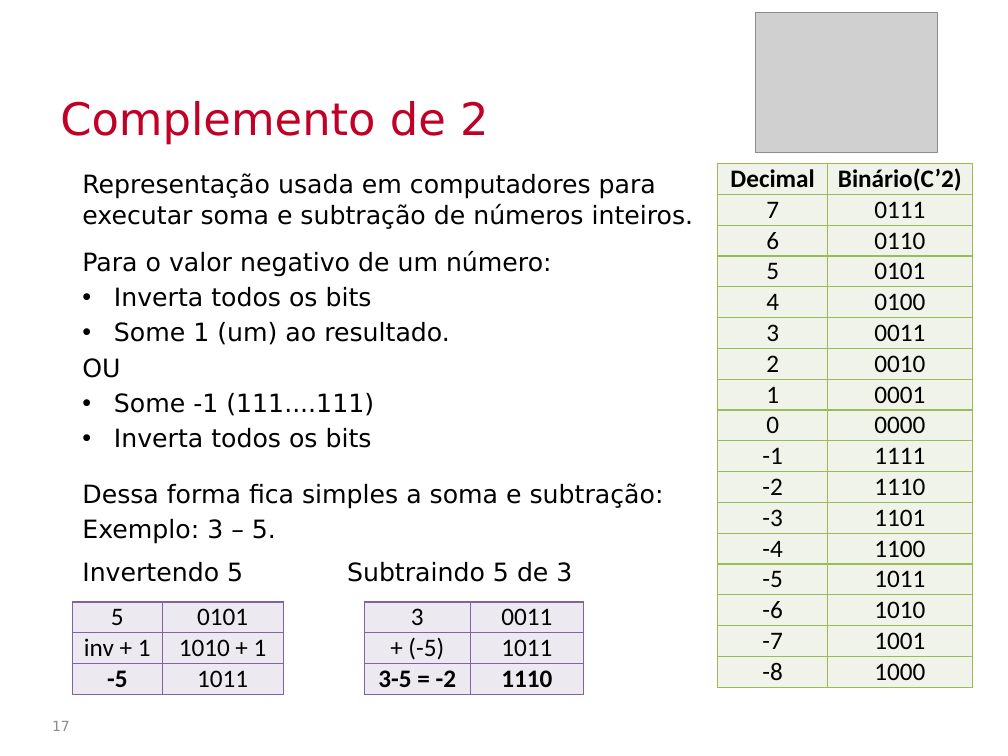
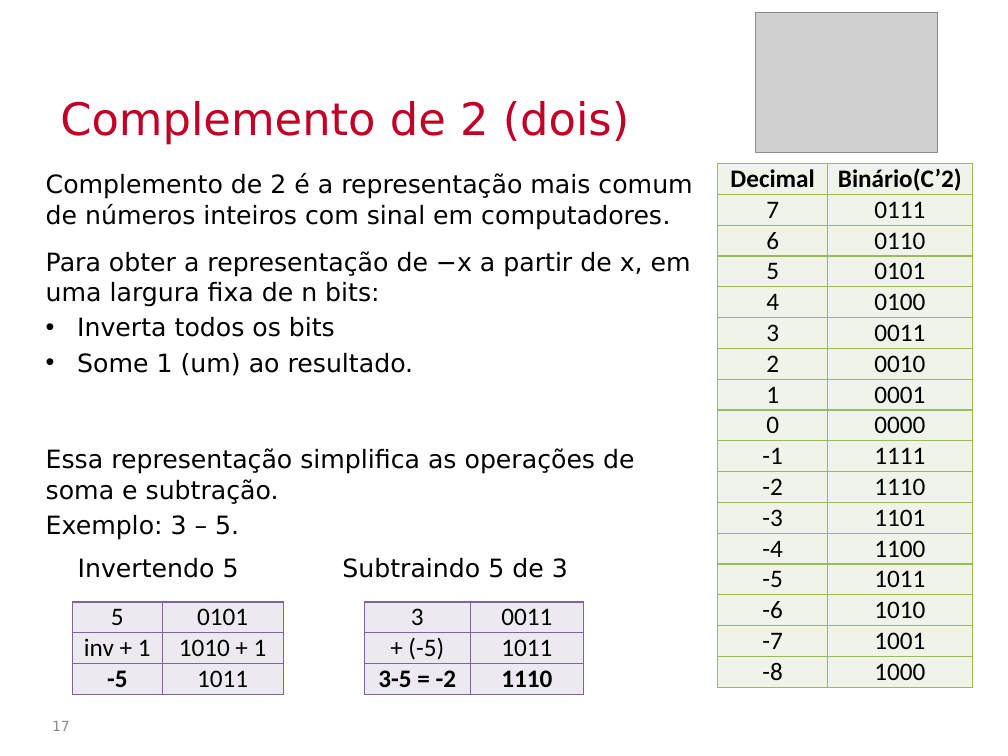
Before and after one commit to Insper/bits-e-proc, a slide deck: slide 17 of docs-src/slides/conteudoDadosDigitais.pptx. Drawn at 1008x756 pixels with LibreOffice and Linux fonts; fonts in the diff are those of the drawing; grey boxes stand for pictures; background and template pictures are left out. Boxes give left, top, right and bottom in pixels: in the first picture for what was removed or moved away, otherwise in the second. Text is boxed around its words. In the diff, an @@ line names an element or a change of style, - is before the commit and + after.

```diff
--- a/docs-src/slides/conteudoDadosDigitais.pptx
+++ b/docs-src/slides/conteudoDadosDigitais.pptx
@@ title at (x1=60, y1=101, x2=630, y2=145): text changed @@
-Complemento de 2
+Complemento de 2 (dois)
@@ text "Complemento de 2 é a ..." moved from (x1=82, y1=173, x2=694, y2=582) to (x1=46, y1=173, x2=692, y2=578) @@
@@ text at (x1=46, y1=173, x2=692, y2=307): text changed @@
-Representação usada em computadores para executar soma e subtração de números inteiros.
-Para o valor negativo de um número:
+Complemento de 2 é a representação mais comum de números inteiros com sinal em computadores.
+Para obter a representação de −x a partir de x, em uma largura fixa de n bits:
@@ text at (x1=46, y1=448, x2=634, y2=504): text changed @@
-OU
-• Some -1 (111....111)
-• Inverta todos os bits
-Dessa forma fica simples a soma e subtração:
+Essa representação simplifica as operações de soma e subtração.
```
Also in this commit, not shown: 17 other slides changed, 2 slides added, 2 slides removed, 1 other file.
